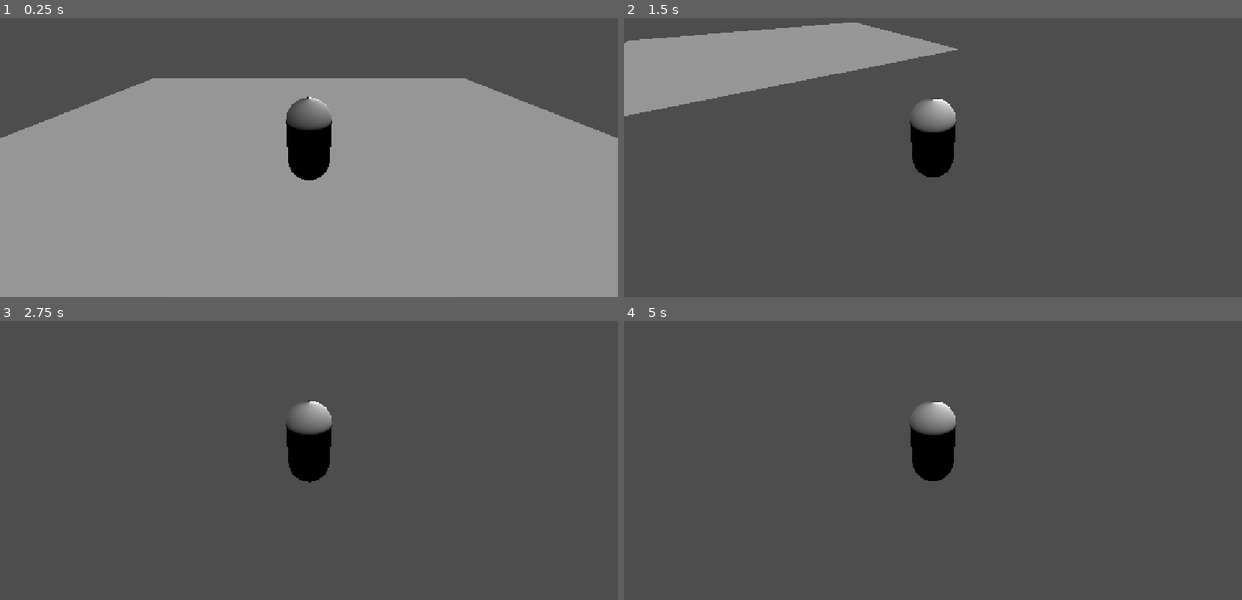
Above: before the commit, frames 1-4 (two rows, left to right).
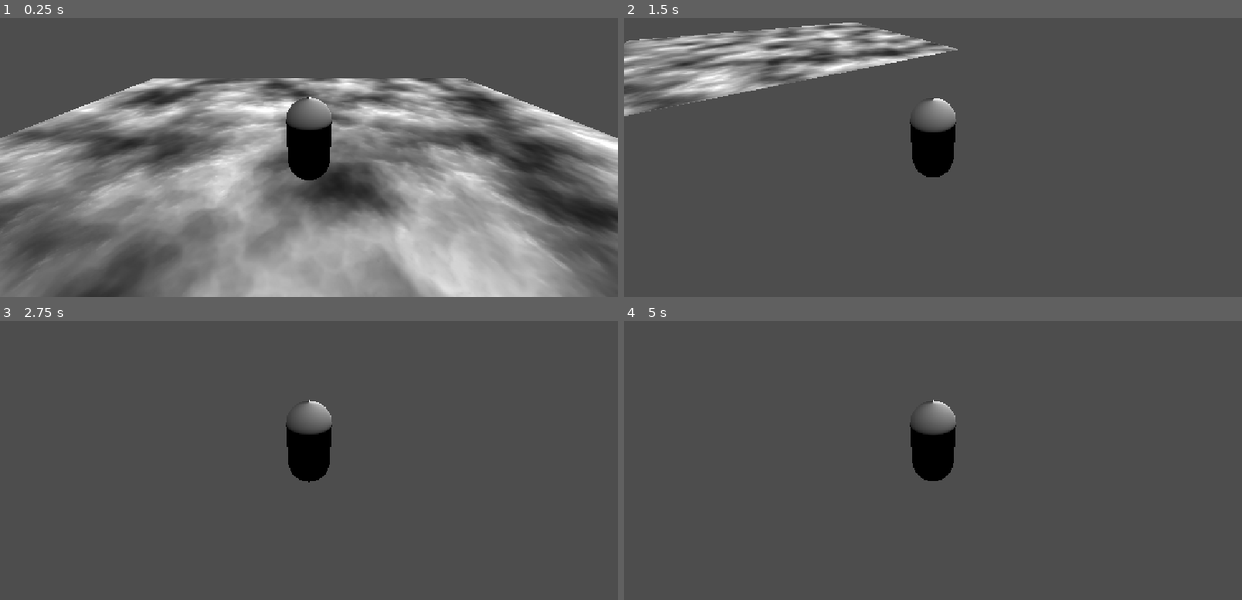
Above: after the commit, the same moments.

Repository: b00kworm4lyf3/ATLS4140-hide-and-seek
Game: Godot game, scene res://game.tscn
Two runs of this game, one before a commit and one after it. Both use one fixed random seed, a clock stepped at 60 frames per second and the inputs below.
Inputs (mouse positions are in pixels of both pictures, inside the frame that each line leads up to):
- Up to frame 1 (0.25 s): no input
- Up to frame 2 (1.5 s): tap Enter at 0.5 s; move the mouse to (1068, 104) at 0.52 s; press the mouse at (1068, 104) at 0.53 s; hold D (move_right) 0.53-1.28 s; move the mouse to (902, 124) at 1.27 s; release the mouse at (902, 124) at 1.28 s; hold W (move_up) from 1.28 s (still down); click (902, 124) at 1.35 s
- Up to frame 3 (2.75 s): keep holding W (move_up); move the mouse to (321, 418) at 2.02 s; press the mouse at (321, 418) at 2.03 s
- Up to frame 4 (5 s): keep holding W (move_up); tap Space at 2.75, 4.25 s; move the mouse to (926, 432) at 2.77 s; release the mouse at (926, 432) at 2.78 s; click (926, 432) at 2.85 s; tap Enter at 3.5 s; move the mouse to (976, 429) at 3.52 s; press the mouse at (976, 429) at 3.53 s; move the mouse to (883, 421) at 4.27 s; release the mouse at (883, 421) at 4.28 s; click (883, 421) at 4.35 s

The runs differ from the first frame. In frame 1, 45% of the frame differs, in the area x 0-100%, y 21-100%; in frame 2, 6.2%; in frame 3, less than 0.1%; in frame 4, 0.6%.

Commit message:
base controller done, no animations

Diff:
--- a/game.tscn
+++ b/game.tscn
@@ -5,6 +5,30 @@
 [sub_resource type="HeightMapShape3D" id="HeightMapShape3D_ip1k6"]
 
 [sub_resource type="PlaneMesh" id="PlaneMesh_ip1k6"]
+
+[sub_resource type="Gradient" id="Gradient_215e1"]
+
+[sub_resource type="FastNoiseLite" id="FastNoiseLite_iotsf"]
+
+[sub_resource type="NoiseTexture2D" id="NoiseTexture2D_mfdv2"]
+noise = SubResource("FastNoiseLite_iotsf")
+color_ramp = SubResource("Gradient_215e1")
+
+[sub_resource type="Gradient" id="Gradient_fc0e3"]
+
+[sub_resource type="FastNoiseLite" id="FastNoiseLite_feb5d"]
+
+[sub_resource type="NoiseTexture2D" id="NoiseTexture2D_e2o6t"]
+noise = SubResource("FastNoiseLite_feb5d")
+color_ramp = SubResource("Gradient_fc0e3")
+as_normal_map = true
+normalize = false
+bump_strength = 32.0
+
+[sub_resource type="StandardMaterial3D" id="StandardMaterial3D_80nbo"]
+albedo_texture = SubResource("NoiseTexture2D_mfdv2")
+normal_enabled = true
+normal_texture = SubResource("NoiseTexture2D_e2o6t")
 
 [node name="game" type="Node3D" unique_id=1344240427]
 
@@ -20,6 +44,7 @@
 [node name="MeshInstance3D" type="MeshInstance3D" parent="testGround" unique_id=2079798337]
 transform = Transform3D(3, 0, 0, 0, 3, 0, 0, 0, 3, 0, 0, 0)
 mesh = SubResource("PlaneMesh_ip1k6")
+surface_material_override/0 = SubResource("StandardMaterial3D_80nbo")
 
 [node name="testLight" type="DirectionalLight3D" parent="." unique_id=1027990675]
 transform = Transform3D(1, 0, 0, 0, -4.371139e-08, 1, 0, -1, -4.371139e-08, 0, 3, 0)
--- a/player.gd
+++ b/player.gd
@@ -6,13 +6,14 @@
 @export_group("Movement")
 @export var move_speed := 8.0
 @export var accel := 20.0
+@export var rot_speed := 12.0
 
 var _cam_input_dir := Vector2.ZERO
-var _last_mvmt_dir := Vector3.BACK
+var _last_mvmt_dir := Vector3.FORWARD
 
 @onready var _cam_pivot: Node3D = %camPivot
 @onready var _cam: Camera3D = %Camera3D
-# @onready var _skin: skinNodeName = %skinNodeName #no skin currently, using pill
+@onready var _skin: MeshInstance3D = %playerMesh
 
 func _input(event: InputEvent) -> void:
 	if event.is_action_pressed("left_click"):
@@ -35,6 +36,8 @@
 
 	var move_dir := fwd*raw_inut.y + right*raw_inut.x
 
+	var target_angle := Vector3.FORWARD.signed_angle_to(_last_mvmt_dir, Vector3.UP)
+
 	move_dir.y = 0.0
 	move_dir = move_dir.normalized()
 
@@ -47,4 +50,9 @@
 
 	_cam_input_dir = Vector2.ZERO
 
+	if move_dir.length() > 0.2:
+		_last_mvmt_dir = move_dir
+
+	_skin.global_rotation.y = lerp_angle(_skin.rotation.y, target_angle, rot_speed * delta)
+
 	move_and_slide()
--- a/player.tscn
+++ b/player.tscn
@@ -19,7 +19,8 @@
 [node name="player" type="CharacterBody3D" unique_id=739547393]
 script = ExtResource("1_4flbx")
 
-[node name="MeshInstance3D" type="MeshInstance3D" parent="." unique_id=1465389447]
+[node name="playerMesh" type="MeshInstance3D" parent="." unique_id=1465389447]
+unique_name_in_owner = true
 mesh = SubResource("CapsuleMesh_gmbx4")
 surface_material_override/0 = SubResource("StandardMaterial3D_onrkg")
 
